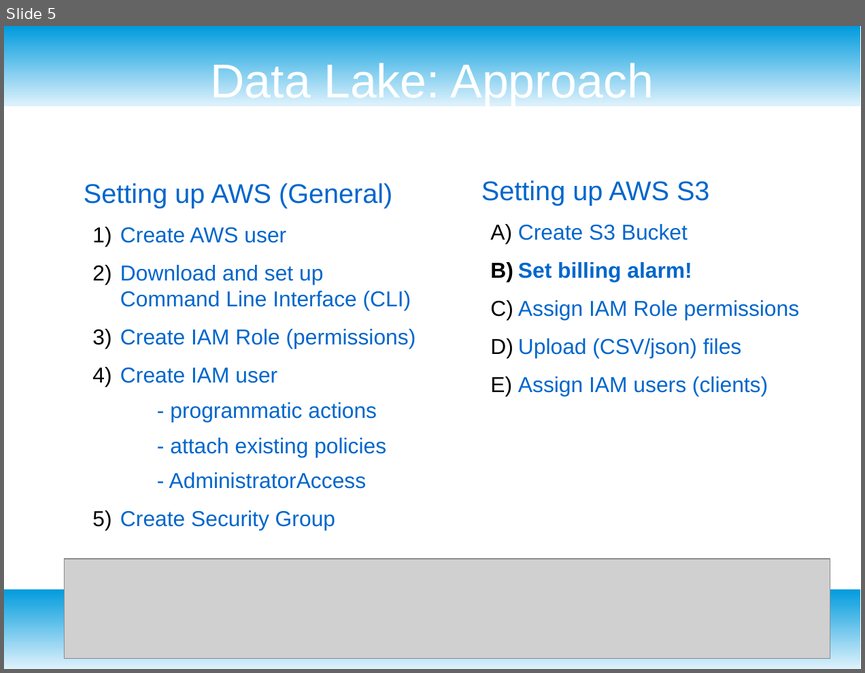
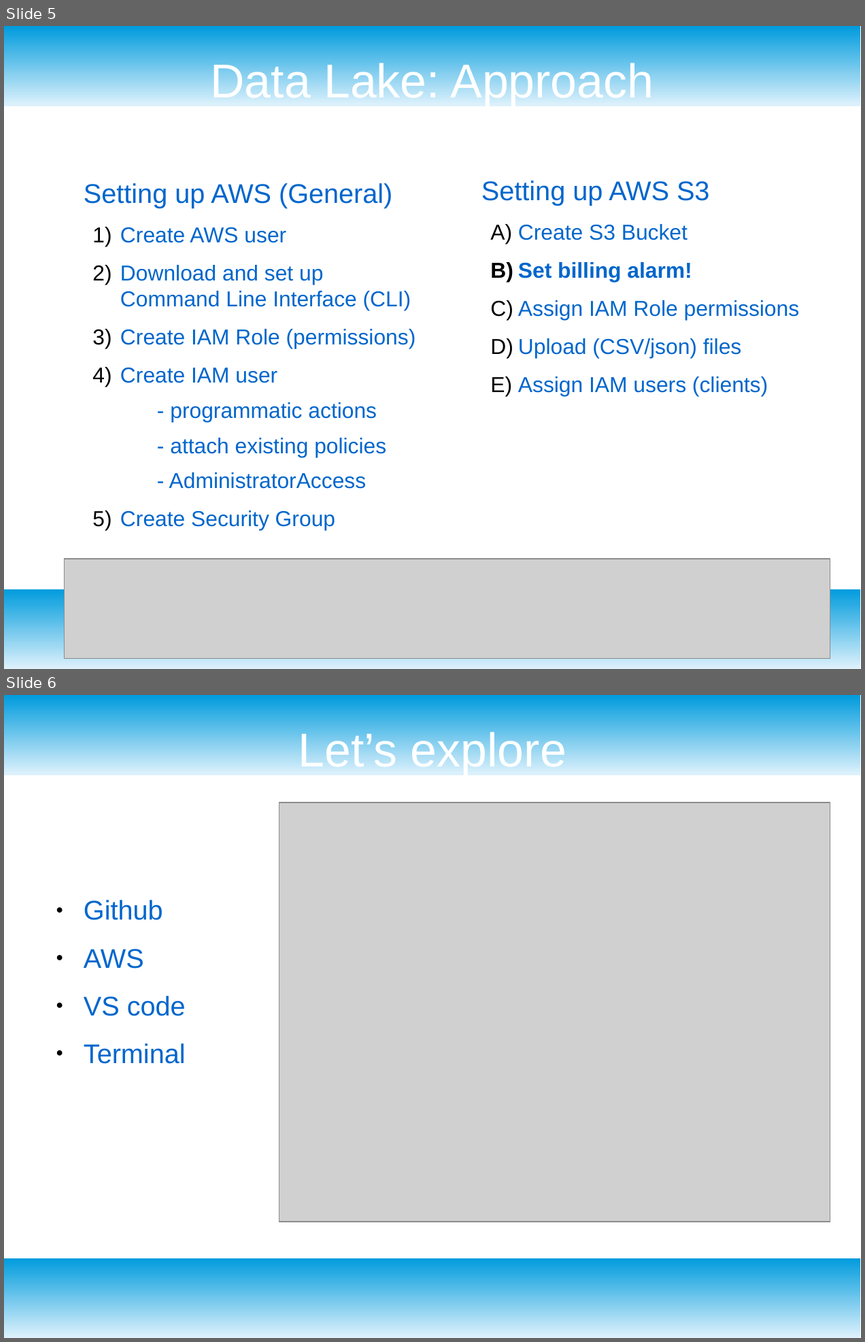
Before and after one commit to MartinBA741/finance_etl, a slide deck: presentation.odp. Shown one above the other, each under a label of ours: slide 5 before the commit, slides 5 and 6 after it. The pictures are 865x673 and 865x1342 pixels, drawn with LibreOffice and Linux fonts; fonts in the diff are those of the drawing; grey boxes stand for pictures. Boxes give left, top, right and bottom in pixels: in the first picture for what was removed or moved away, otherwise in the second. Text is boxed around its words. In the diff, an @@ line names an element or a change of style, - is before the commit and + after.

```diff
--- a/presentation.odp
+++ b/presentation.odp
@@ slide 6 added at (4, 695, 861, 1338), background #FFFFFF; not listed: 2 template elements that a slide beside it also shows @@
@@ title added at (298, 728, 566, 775), 44 pt, text #FFFFFF @@
+Let’s explore
@@ picture added at (279, 802, 830, 1221) @@
@@ text added at (84, 900, 186, 1064), 25 pt, text #0066CC @@
+● Github
+● AWS
+● VS code
+● Terminal
```
Also in this commit, not shown: 4 slides changed, 2 other slides added, 1 slide removed, 1 other file.
